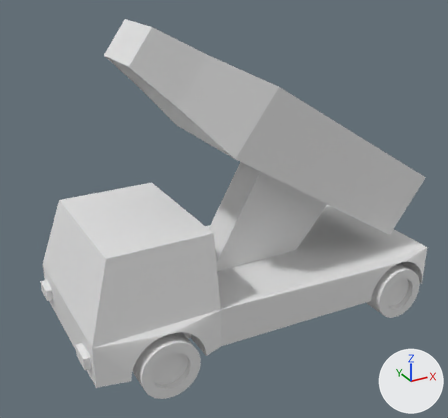
One commit to the Blender file Assets/Assets/3D/RocketEnemy.blend: the scene before it, then after it.
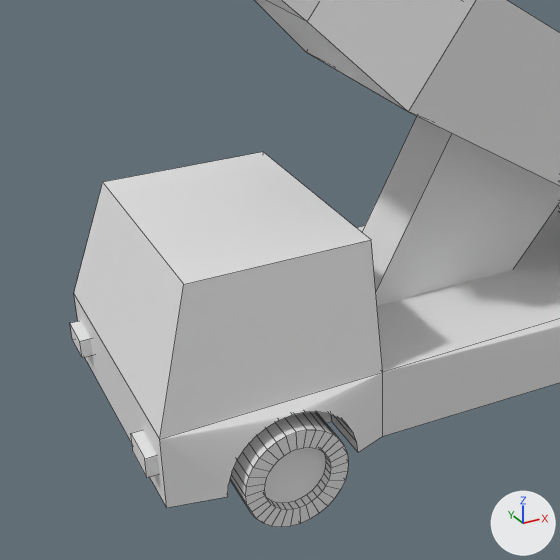
Each version appears first whole from a 50 mm camera at (-8.47, -13.89, 9.09) aimed at (-0.92, -0.16, 2.23), and next in a close-up on the part from 0% to 72% of the width and 23% to 100% of the height. Arrows for +X, +Y and +Z are at lower right; the lights stay in place. The close-ups show mesh edges as thin lines.
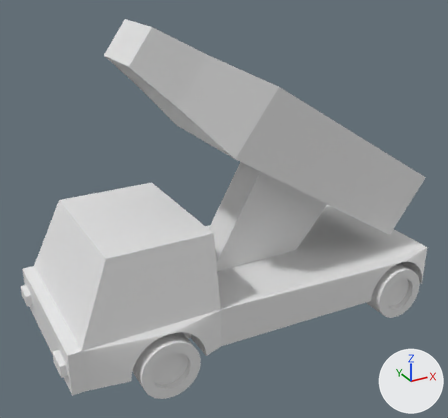
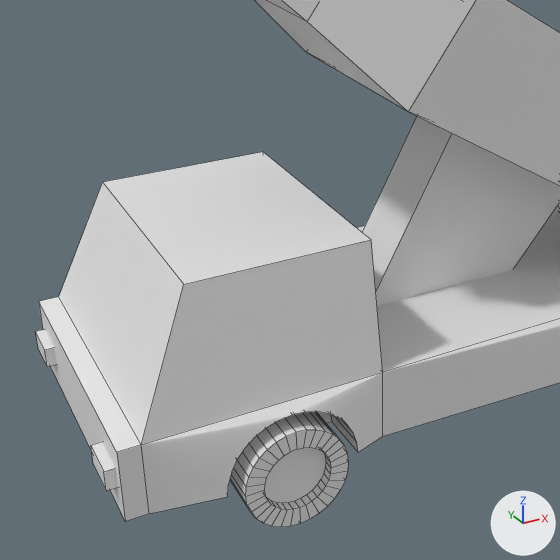
Location of each change, (x1, y1, x2, y2) in pixels of the close-ups (560 x 560 px):
'Cube', reshaped: before (74, 152, 560, 508); after (39, 152, 560, 522)
'Cylinder', reshaped: (230, 412, 348, 527) in both
'Cube.002', reshaped, moved (8% narrower): before (70, 321, 159, 478); after (35, 329, 117, 491)
part 1 of me_cube_001, built on: before (74, 182, 383, 508); after (39, 182, 383, 522)

The edits, one by one:
me_cube_001 has 152 vertices, 82 faces and spans x -1.0..1.12, y -1.26..1.26, z -1.0..4.54.
me_cube_001 is used by ob_cube; location (0.0, 0.0, 0.0); scale (-4.89, 1.93, 0.558).
Verts and faces of me_cube_001; kept vertices keep their numbers, new ones are numbered from 152.
Before the commit, vertices of me_cube_001: 7 (1.12, -1.17, -1.0) at pixel (166, 507), 8 (1.12, -1.17, 1.0) at pixel (159, 439), 9 (1.12, 1.17, -1.0), 11 (1.12, 1.17, 1.0) at pixel (73, 293).
Part 1, on me_cube_001:
Faces deleted: (7, 9, 11, 8).
Vertices 7, 8, 9, 11 move by (0.05, 0.0, 0.0).
New vertices 152 to 155 stand at vertices 7, 8, 9, 11, in that order, plus (0.07, 0.0, 0.0).
New faces: (9, 11, 155, 154), (152, 154, 155, 153), (7, 152, 153, 8), (7, 9, 154, 152), (8, 153, 155, 11).
Object 'Cube.002' (ob_cube_002) moves from (-5.51, 1.71, 0.0) to (-6.07, 1.71, 0.0).
